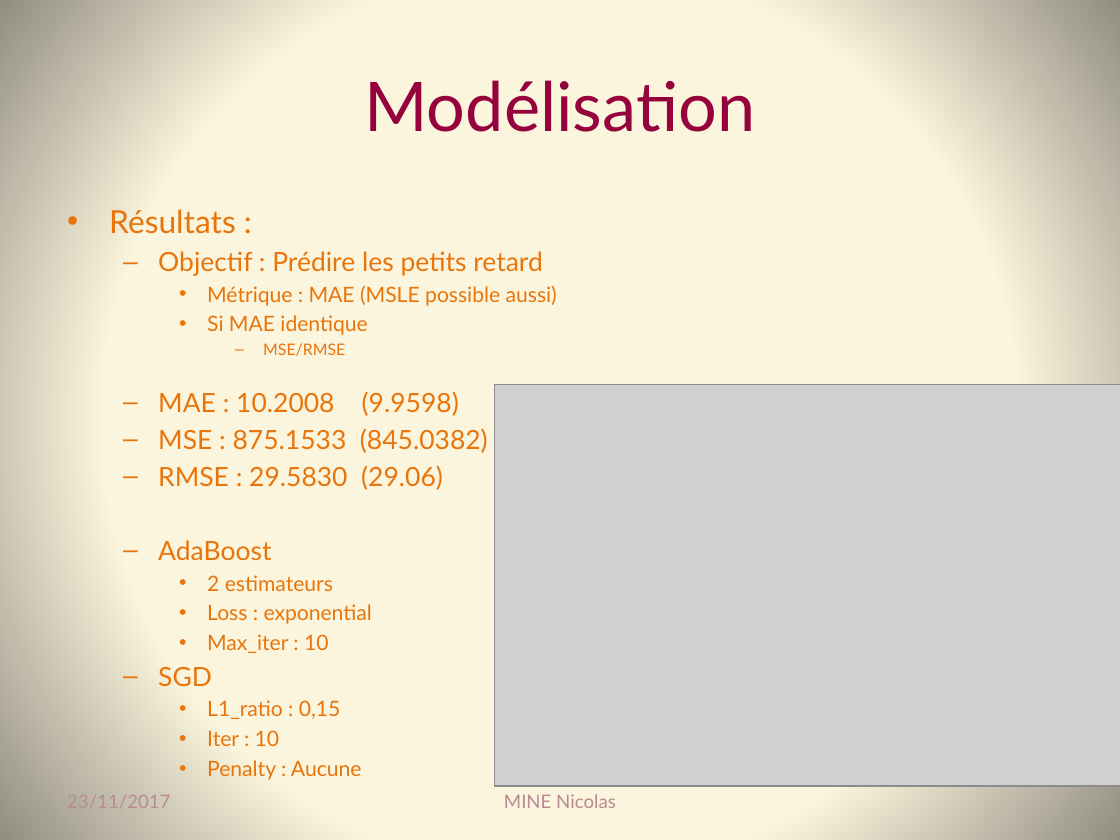
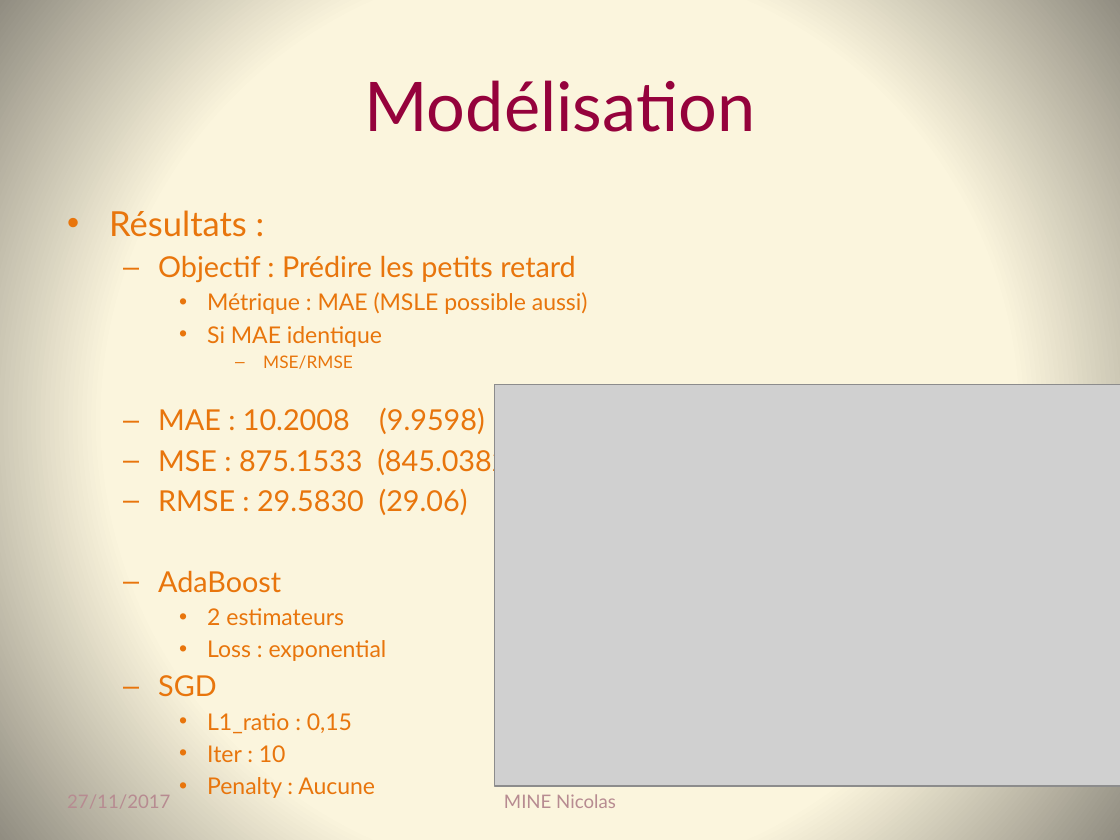
Before and after one commit to Coni63/OC_DS, a slide deck: slide 18 of P4/Presentation-projet_4.pptx. Drawn at 1120x840 pixels with LibreOffice and Linux fonts; fonts in the diff are those of the drawing; grey boxes stand for pictures. Boxes give left, top, right and bottom in pixels: in the first picture for what was removed or moved away, otherwise in the second. Text is boxed around its words. In the diff, an @@ line names an element or a change of style, - is before the commit and + after.

```diff
--- a/P4/Presentation-projet_4.pptx
+++ b/P4/Presentation-projet_4.pptx
@@ text "Résultats :" at bbox=[109, 210, 588, 762]: size 20.4 to 22.2 pt in "Résultats :"; size 17 to 18.5 pt in "Objectif : Prédire les petits retard", "MAE : 10.2008 (9.9598)", "MSE : 875.1533 (845.0382)", "RMSE : 29.5830 (29.06)" and 2 more places; size 13.6 to 14.8 pt in "Métrique : MAE (MSLE possible aussi)", "Si MAE identique", "2 estimateurs", "Loss : exponential" and 3 more places; size 10.2 to 11.1 pt in "MSE/RMSE" @@
@@ text at bbox=[207, 634, 329, 653]: paragraph removed @@
-    • Max_iter : 10
@@ text at bbox=[67, 795, 170, 808]: text changed @@
-23/11/2017
+27/11/2017
```
Also in this commit, not shown: 19 other slides changed, 3 slides added, 21 other files.
